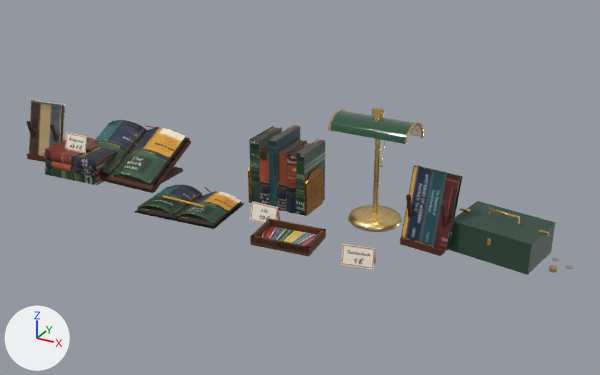
The glTF model site/public/models/prop_books_counter.glb, before and after one commit.
Rendered twice from a 50 mm camera at (1.512, -2.195, 1.223) aimed at (0.281, 0.043, 0.104). Arrows for +X, +Y and +Z are at lower left; the lights stay in place. The picture after the commit comes second. Where no turn or scale is listed for an object, it has been applied to the vertices. Vertices at exactly the same position are counted once.

The older version as bpy lines, for what is in view:
```python
me_prop_books_counter_static = bpy.data.meshes.new('prop_books_counter_static')
me_prop_books_counter_static.from_pydata(...)  # 1414 vertices, 2076 faces; spans x -1.05..1.05, y -0.22..0.22, z -0.2..0.2
# faces by material slot: [1352, 596, 24, 104]
me_prop_books_counter_static.materials.append(mat_vendor_atlas)
me_prop_books_counter_static.materials.append(mat_vendor_books)
me_prop_books_counter_static.materials.append(mat_vendor_lamp_shade)
me_prop_books_counter_static.materials.append(mat_bulb_warm)
ob_prop_books_counter_static = bpy.data.objects.new('prop_books_counter_static', me_prop_books_counter_static)
ob_prop_books_counter_static.location = (0.127, 0.005, 0.197)
```
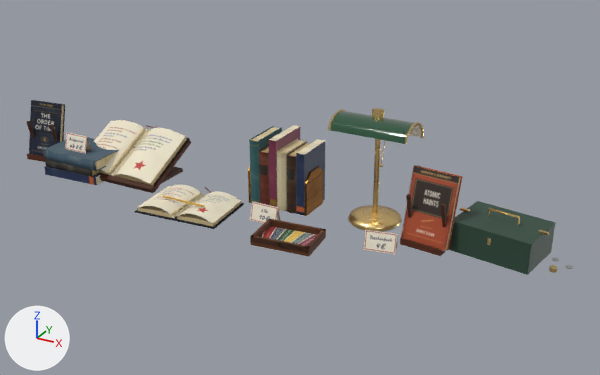
Location of each change, (x1, y1, x2, y2) in pixels of the pictures (600 x 375 px; the box of a moved part takes in the faces that stretch with it):
```json
{"object": "prop_books_counter_static", "change": "reshaped, surface changed", "before": [26, 100, 573, 275], "after": [26, 100, 573, 275]}
{"part": 1, "of": "me_prop_books_counter_static", "change": "moved or reshaped", "before": [341, 244, 376, 269], "after": [364, 230, 397, 254]}
{"part": 2, "of": "me_prop_books_counter_static", "change": "surface changed", "before": [29, 100, 463, 252], "after": [29, 100, 463, 252]}
```

Scene script edits in JSON lines:
```json
{"block": "me_prop_books_counter_static", "where": "me_prop_books_counter_static.from_pydata(...)  # 1414 vertices, 2076 faces; spans x -1.05..1.05, y -0.22..0.22, z -0.2..0.2"}
{"block": "me_prop_books_counter_static", "where": "# used by ob_prop_books_counter_static; location = (0.127, 0.005, 0.197)"}
{"block": "me_prop_books_counter_static", "change": "me_prop_books_counter_static part 1: the loose piece of 6 vertices spanning x 0.42..0.53, y -0.2..-0.15, z -0.2..-0.14 is moved by (0.02, 0.12, 0.0)"}
{"block": "me_prop_books_counter_static", "change": "me_prop_books_counter_static part 2: texture (UV) coordinates of 596 of 2076 faces, centred in x -1.04..0.69, y -0.2..0.21, z -0.2..0.05, changed; they spanned u 0.0..0.95, v 0.1..0.81 and now span u 0.16..0.98, v 0.1..0.79"}
```
